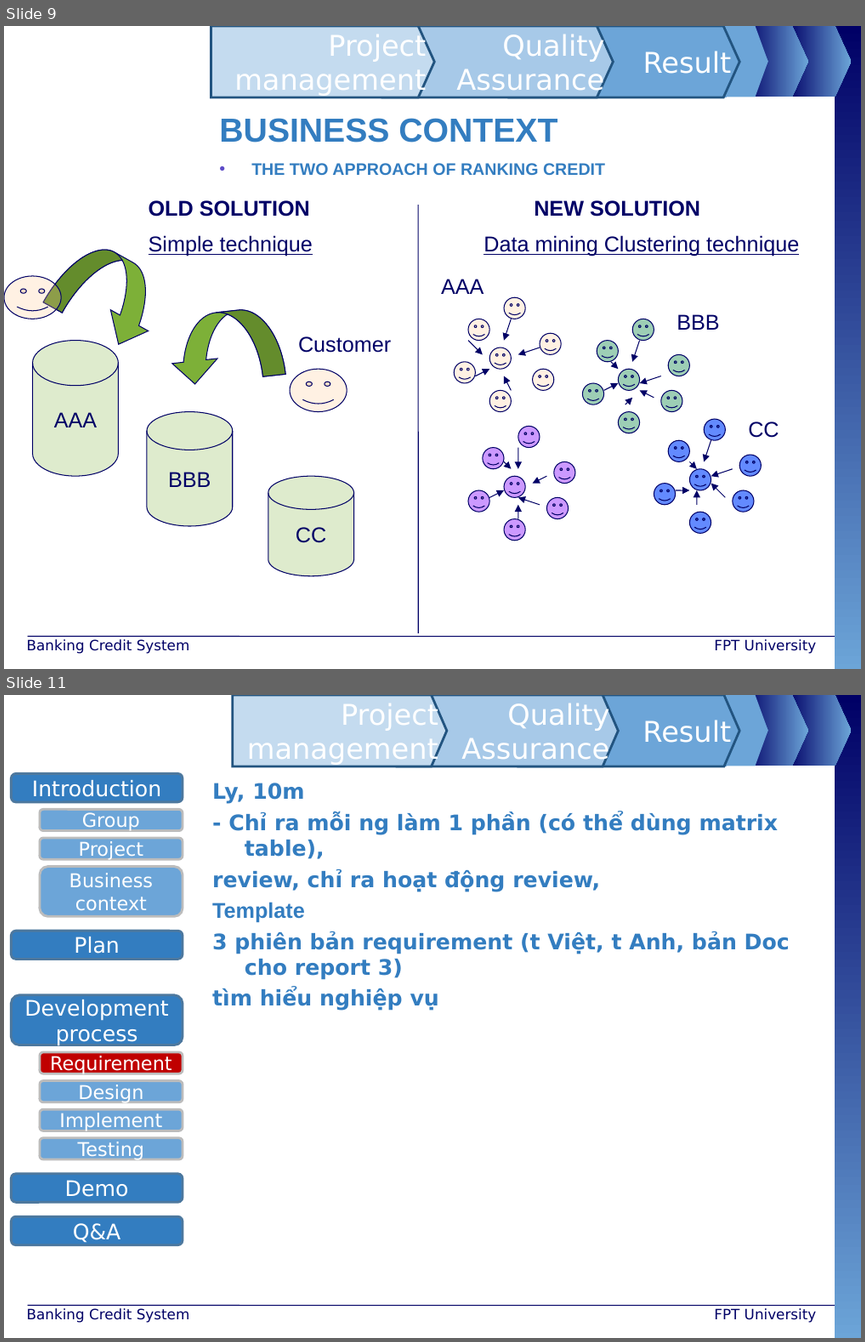
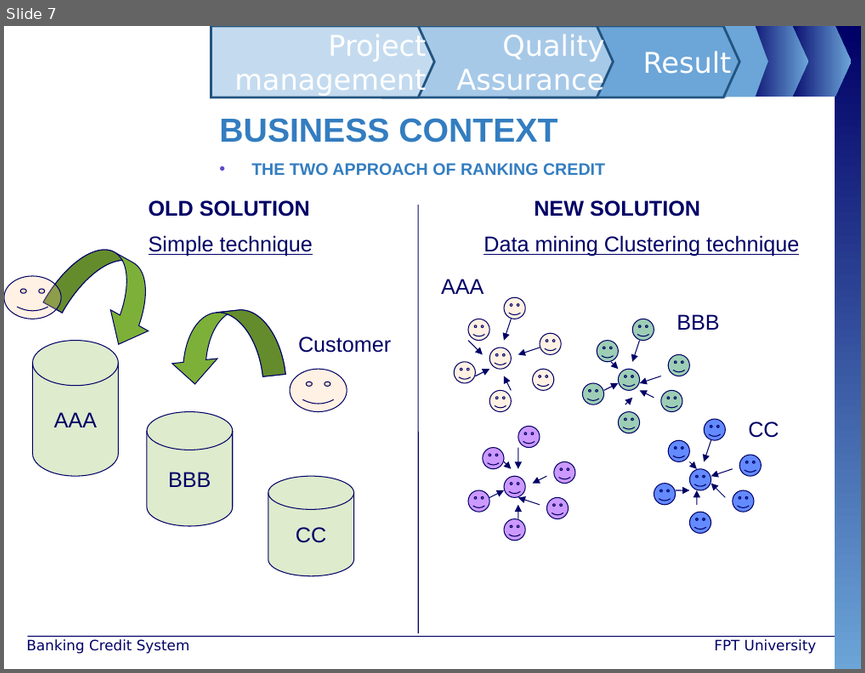
Before and after one commit to maily89/fbdm, a slide deck: Deliverables/LongNT.ppt. Shown one above the other, each under a label of ours: slides 9 and 11 before the commit, slide 7 after it; the slides between them are not shown. The pictures are 865x1342 and 865x673 pixels, drawn with LibreOffice and Linux fonts; fonts in the diff are those of the drawing; background and template pictures are left out. Boxes give left, top, right and bottom in pixels: in the first picture for what was removed or moved away, otherwise in the second. Text is boxed around its words. In the diff, an @@ line names an element or a change of style, - is before the commit and + after.

```diff
--- a/Deliverables/LongNT.ppt
+++ b/Deliverables/LongNT.ppt
@@ slide 11 removed at (x1=4, y1=695, x2=861, y2=1338), background #FFFFFF; not listed: 10 template elements that a slide beside it also shows @@
@@ freeform shape removed at (x1=233, y1=695, x2=447, y2=766) @@
-Project management
@@ freeform shape removed at (x1=397, y1=695, x2=618, y2=766) @@
-Quality Assurance
@@ freeform shape removed at (x1=518, y1=695, x2=739, y2=766) @@
-Result
@@ text removed at (x1=212, y1=783, x2=789, y2=1010) @@
-Ly, 10m
-- Chỉ ra mỗi ng làm 1 phần (có thể dùng matrix table),
-review, chỉ ra hoạt động review,
-Template
-3 phiên bản requirement (t Việt, t Anh, bản Doc cho report 3)
-tìm hiểu nghiệp vụ
@@ group removed at (x1=11, y1=774, x2=183, y2=1244): 12 rounded rectangles @@
-Introduction
-Development process
-Demo
-Q&A
-Requirement
-Design
-Testing
-Group
-Project
-Business context
-Implement
-Plan
@@ text removed at (x1=27, y1=1308, x2=190, y2=1322) @@
-Banking Credit System
@@ text removed at (x1=714, y1=1308, x2=817, y2=1322) @@
-FPT University
@@ what was slide 9 is now slide 7 @@
```
Also in this commit, not shown: 2 slides changed, 25 other slides removed.
